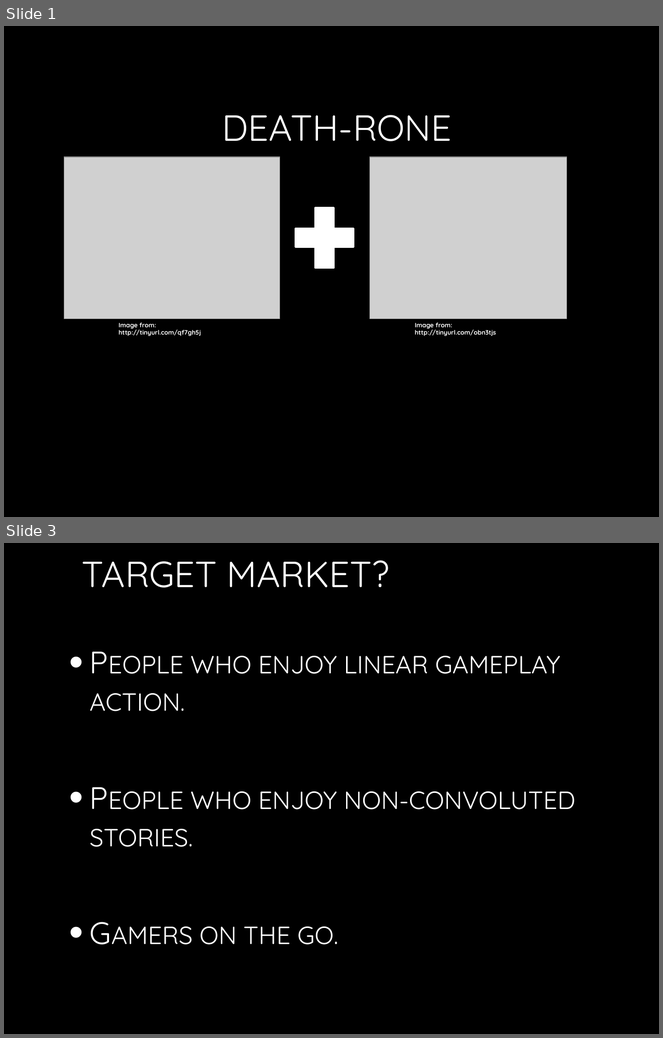
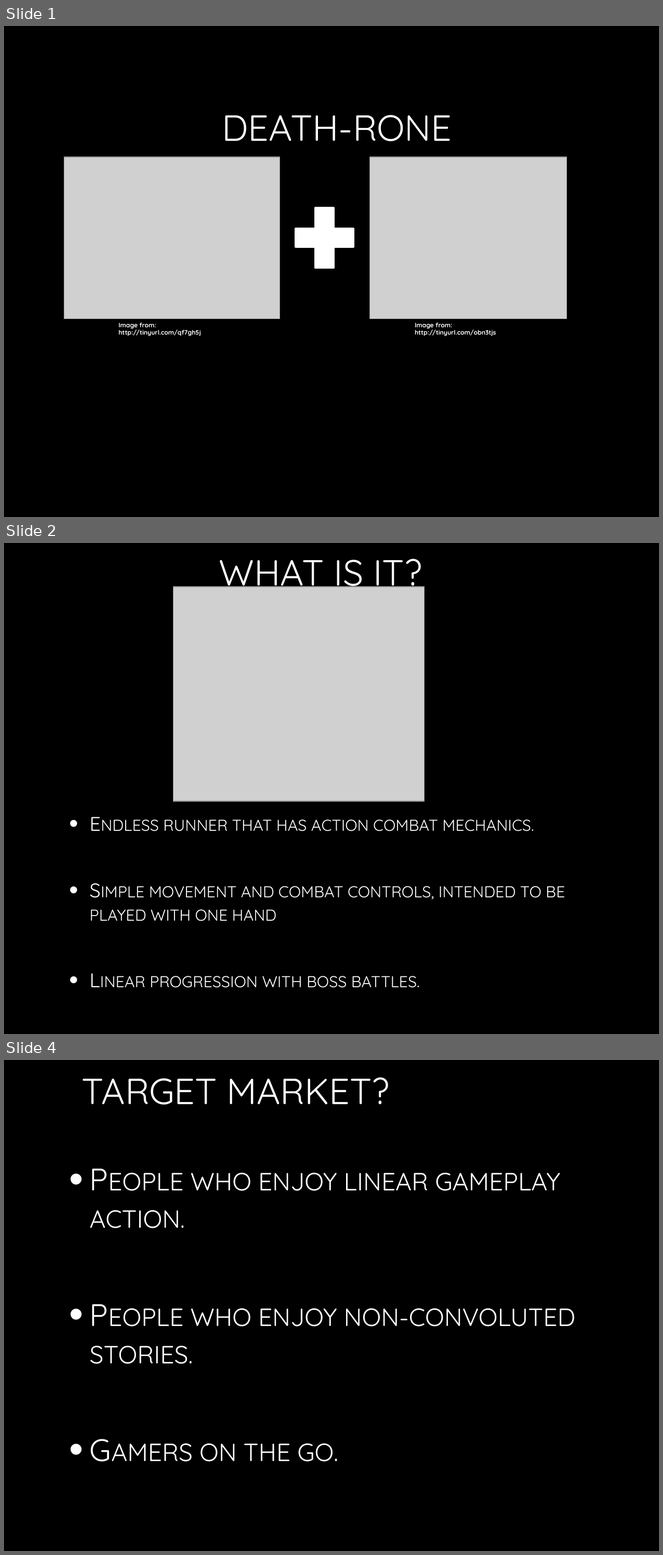
Before and after one commit to kt-chin/Games-and-Interactive-Entertainment-Business-and-Practice, a slide deck: Crystal Maze Disaster.pptx. Shown one above the other, each under a label of ours: slides 1 and 3 before the commit, slides 1, 2 and 4 after it; the slides between them are not shown. The pictures are 663x1038 and 663x1555 pixels, drawn with LibreOffice and Linux fonts; fonts in the diff are those of the drawing; grey boxes stand for pictures; background and template pictures are left out. Boxes give left, top, right and bottom in pixels: in the first picture for what was removed or moved away, otherwise in the second. Text is boxed around its words. In the diff, an @@ line names an element or a change of style, - is before the commit and + after.

```diff
--- a/Crystal Maze Disaster.pptx
+++ b/Crystal Maze Disaster.pptx
@@ slide 2 added at (x1=4, y1=543, x2=659, y2=1034), background picture (left out) @@
@@ title added at (x1=219, y1=559, x2=422, y2=596), 40 pt, text gradient #FFFFFF to #BFBFBF @@
+WHAT IS IT?
@@ picture added at (x1=173, y1=587, x2=424, y2=802) @@
@@ text added at (x1=90, y1=820, x2=565, y2=988), 21.7 pt, text gradient #FFFFFF to #BFBFBF, small capitals @@
+• Endless runner that has action combat mechanics.
+• Simple movement and combat controls, intended to be played with one hand
+• Linear progression with boss battles.
@@ what was slide 3 is now slide 4 @@
```
Also in this commit, not shown: 3 slides changed, 5 other files.
